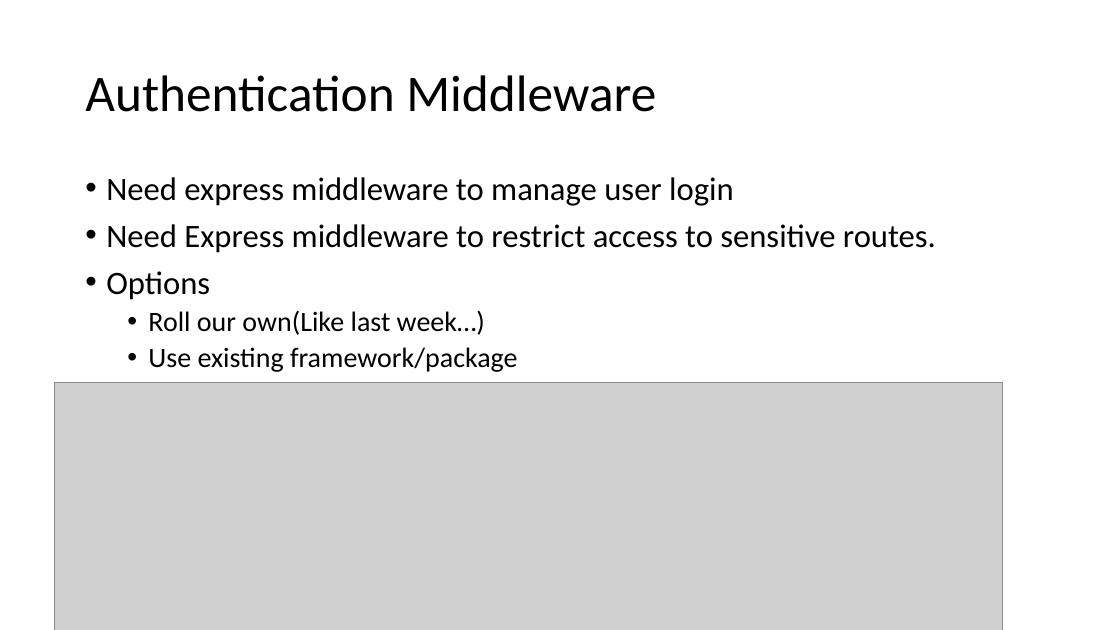
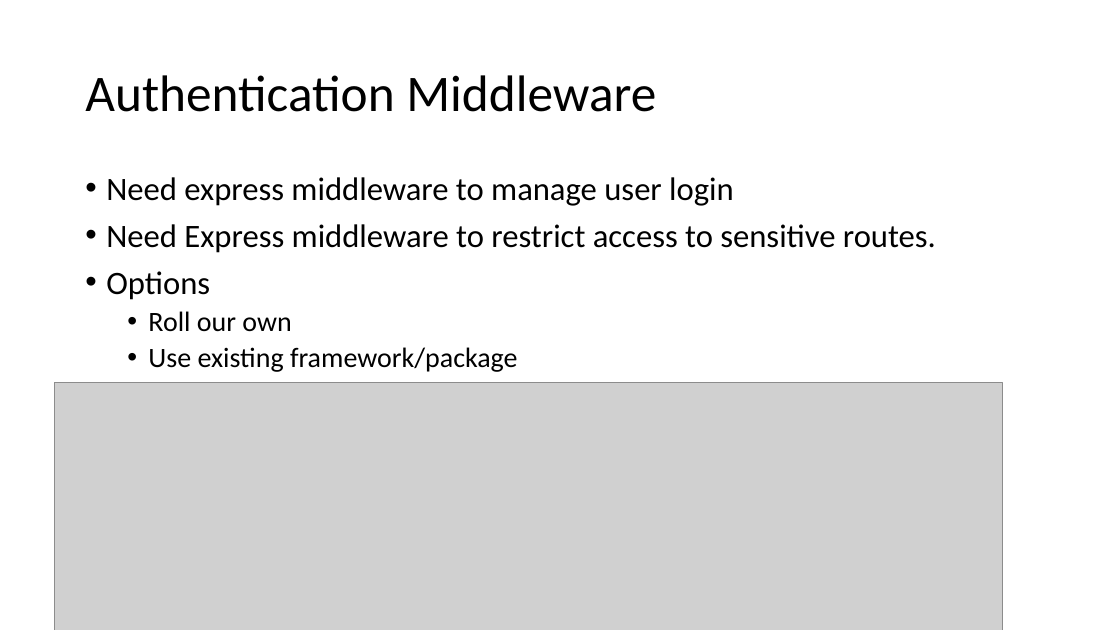
Before and after one commit to diarmuidoconnor/ict-2021, a slide deck: slide 7 of topic11/talk-01/Authentication with JWT.pptx (slide 6 before the commit). Drawn at 1120x630 pixels with LibreOffice and Linux fonts; fonts in the diff are those of the drawing; grey boxes stand for pictures. Boxes give left, top, right and bottom in pixels: in the first picture for what was removed or moved away, otherwise in the second. Text is boxed around its words. In the diff, an @@ line names an element or a change of style, - is before the commit and + after.

Commit message:
week12

```diff
--- a/topic11/talk-01/Authentication with JWT.pptx
+++ b/topic11/talk-01/Authentication with JWT.pptx
@@ text at [148, 311, 291, 332]: text changed @@
-  • Roll our own(Like last week…)
+  • Roll our own
```
Also in this commit, not shown: 8 other slides changed, 1 slide removed, 37 other files.
